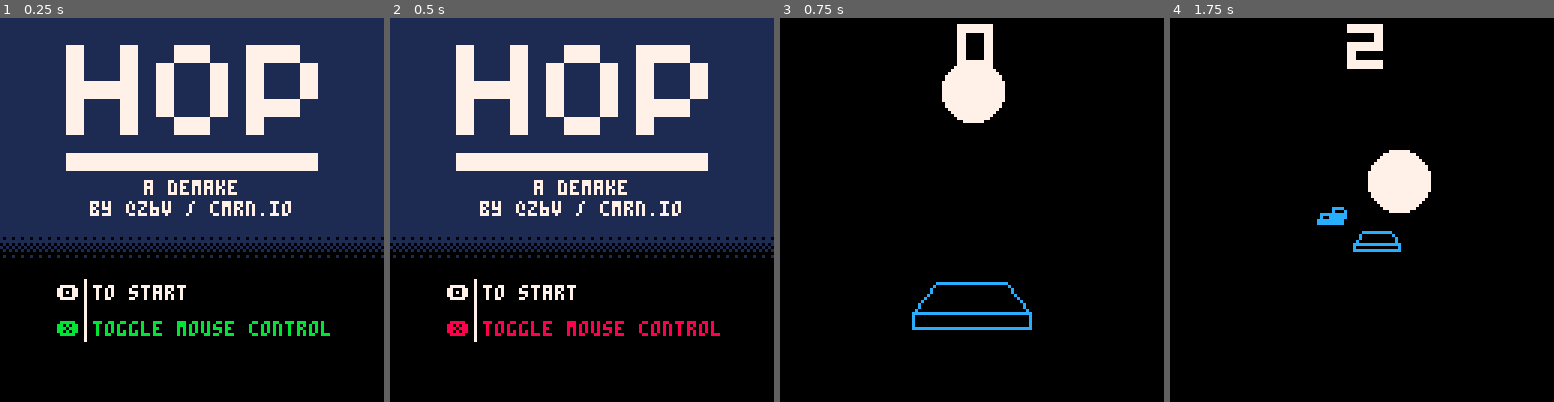
Above: before the commit, frames 1-4 (left to right).
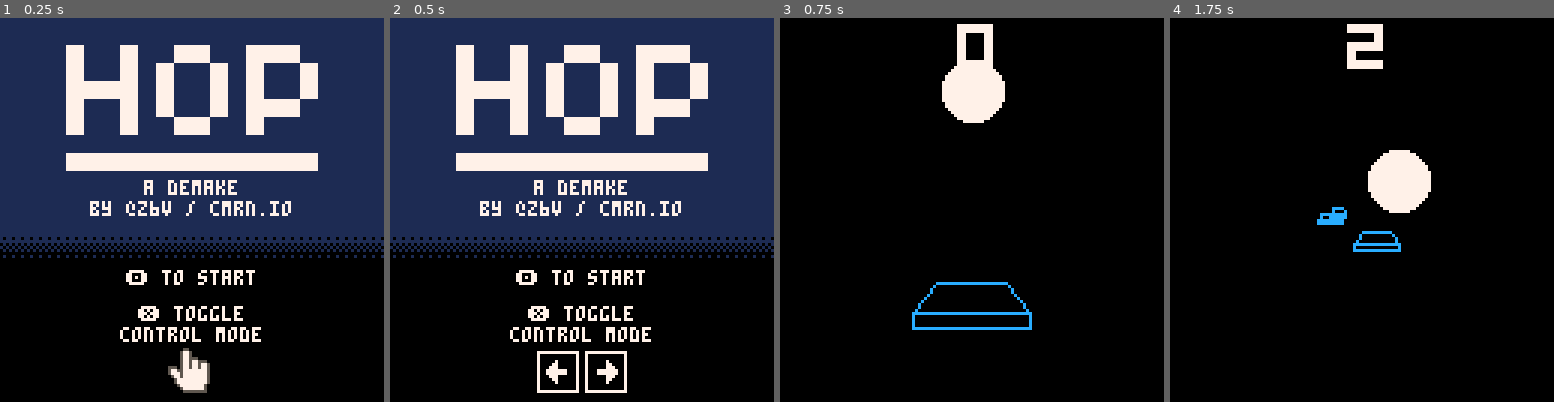
Above: after the commit, the same moments.

Repository: cbrwn/pico8carts
Game: PICO-8 cartridge hop.p8
Two runs of this game, one before a commit and one after it. Both use one fixed random seed, a clock stepped at 60 frames per second and the inputs below.
Inputs (mouse positions are in pixels of both pictures, inside the frame that each line leads up to):
- Up to frame 1 (0.25 s): no input
- Up to frame 2 (0.5 s): tap X (X key) at 0.33 s
- Up to frame 3 (0.75 s): click (1060, 121) at 0.67 s; tap O (Z key) at 0.7 s
- Up to frame 4 (1.75 s): tap X (X key) at 1.07 s; click (1216, 267) at 1.22 s; hold Right from 1.6 s (still down); tap O (Z key) at 1.7 s

The runs differ from the first frame. In frame 1, 4.2% of the frame differs, in the area x 14-86%, y 65-98%; in frame 2, 4.3%; in frame 3, nothing differs; in frame 4, nothing differs.

Commit message:
somewhat clearer control mode toggle

Diff:
--- a/hop.p8
+++ b/hop.p8
@@ -99,13 +99,21 @@
 	printcenter("by @z6v / cmrn.io", 64, 61, 7)
 
 	-- options
-	local ox,oy = 19,89
-	print("🅾️ to start", ox, oy, 7)
-	local mcol = 8
-	if(mousecontrol) mcol=11
-	print("❎ toggle mouse control", ox, oy + 12, mcol)
-	-- line
-	line(ox + 9, oy - 2, ox + 9, oy + 18, 7)
+	local ox,oy = 62,84
+	printcenter("🅾️ to start", ox, oy, 7)
+
+	-- control mode display
+	printcenter("❎ toggle", 62, 96, 7)
+	printcenter("control mode", 64, 103, 7)
+	local my = 110
+	if mousecontrol then
+		-- draw mouse icon
+		sspr(24,0,16,16,64 - (16/2), my)
+	else
+		-- arrow keys icon
+		sspr(40,0,32,16,64-(32/2),my)
+	end
+
 end
 
 function drawgameover()
@@ -397,21 +405,21 @@
 	sspr(xs*8,ys*8,8,8,x,y,w,h)
 end
 __gfx__
-00000000000000001111111110000000000000000000000000000000000000000000000000000000000000000000000000000000000000000000000000000000
-00000000000000001111111110000000000000000000000000000000000000000000000000000000000000000000000000000000000000000000000000000000
-00700700000770001111111110000000000000000000000000000000000000000000000000000000000000000000000000000000000000000000000000000000
-00077000007007001111111110000000000000000000000000000000000000000000000000000000000000000000000000000000000000000000000000000000
-00077000070000701111111110000000000000000000000000000000000000000000000000000000000000000000000000000000000000000000000000000000
-00700700070000701111111110000000000000000000000000000000000000000000000000000000000000000000000000000000000000000000000000000000
-00000000000000001111111110000000000000000000000000000000000000000000000000000000000000000000000000000000000000000000000000000000
-00000000000000001111111110000000000000000000000000000000000000000000000000000000000000000000000000000000000000000000000000000000
-00000000000000001111110000000000000000000000000000000000000000000000000000000000000000000000000000000000000000000000000000000000
-07007007700777001111110000000000000000000000000000000000000000000000000000000000000000000000000000000000000000000000000000000000
-07007070070700701011010000000000000000000000000000000000000000000000000000000000000000000000000000000000000000000000000000000000
-07777070070700701111110000000000000000000000000000000000000000000000000000000000000000000000000000000000000000000000000000000000
-07007070070777000101010000000000000000000000000000000000000000000000000000000000000000000000000000000000000000000000000000000000
-07007007700700001010100000000000000000000000000000000000000000000000000000000000000000000000000000000000000000000000000000000000
-00000000000000000101010000000000000000000000000000000000000000000000000000000000000000000000000000000000000000000000000000000000
+00000000000000001111111000000550000000000000000000000000000000000000000000000000000000000000000000000000000000000000000000000000
+00000000000000001111111000005775000000000777777777777770077777777777777000000000000000000000000000000000000000000000000000000000
+00700700000770001111111000005775000000000700000000000070070000000000007000000000000000000000000000000000000000000000000000000000
+00077000007007001111111000005775550000000700000000000070070000000000007000000000000000000000000000000000000000000000000000000000
+00077000070000701111111000005775775550000700000700000070070000007000007000000000000000000000000000000000000000000000000000000000
+00700700070000701111111000005775775775000700007700000070070000007700007000000000000000000000000000000000000000000000000000000000
+00000000000000001111111055505775775775000700077700000070070000007770007000000000000000000000000000000000000000000000000000000000
+00000000000000001111111057755777777775000700777777700070070007777777007000000000000000000000000000000000000000000000000000000000
+00000000000000001111110057775777777775000700777777700070070007777777007000000000000000000000000000000000000000000000000000000000
+07007007700777001111110005775777777775000700077700000070070000007770007000000000000000000000000000000000000000000000000000000000
+07007070070700701011010000577777777775000700007700000070070000007700007000000000000000000000000000000000000000000000000000000000
+07777070070700701111110000577777777775000700000700000070070000007000007000000000000000000000000000000000000000000000000000000000
+07007070070777000101010000057777777750000700000000000070070000000000007000000000000000000000000000000000000000000000000000000000
+07007007700700001010100000005777777750000700000000000070070000000000007000000000000000000000000000000000000000000000000000000000
+00000000000000000101010000000555555550000777777777777770077777777777777000000000000000000000000000000000000000000000000000000000
 07777777777777700000000000000000000000000000000000000000000000000000000000000000000000000000000000000000000000000000000000000000
 00000000000000000100100000000000000000000000000000000000000000000000000000000000000000000000000000000000000000000000000000000000
 00000000000000000000000000000000000000000000000000000000000000000000000000000000000000000000000000000000000000000000000000000000
